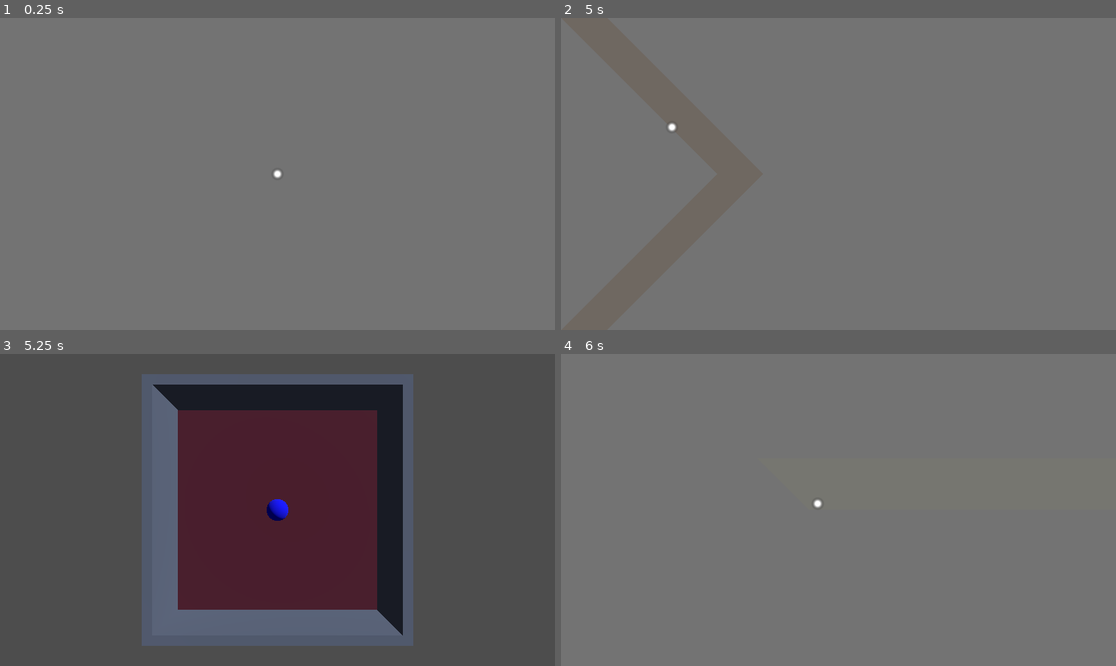
Above: before the commit, frames 1-4 (two rows, left to right).
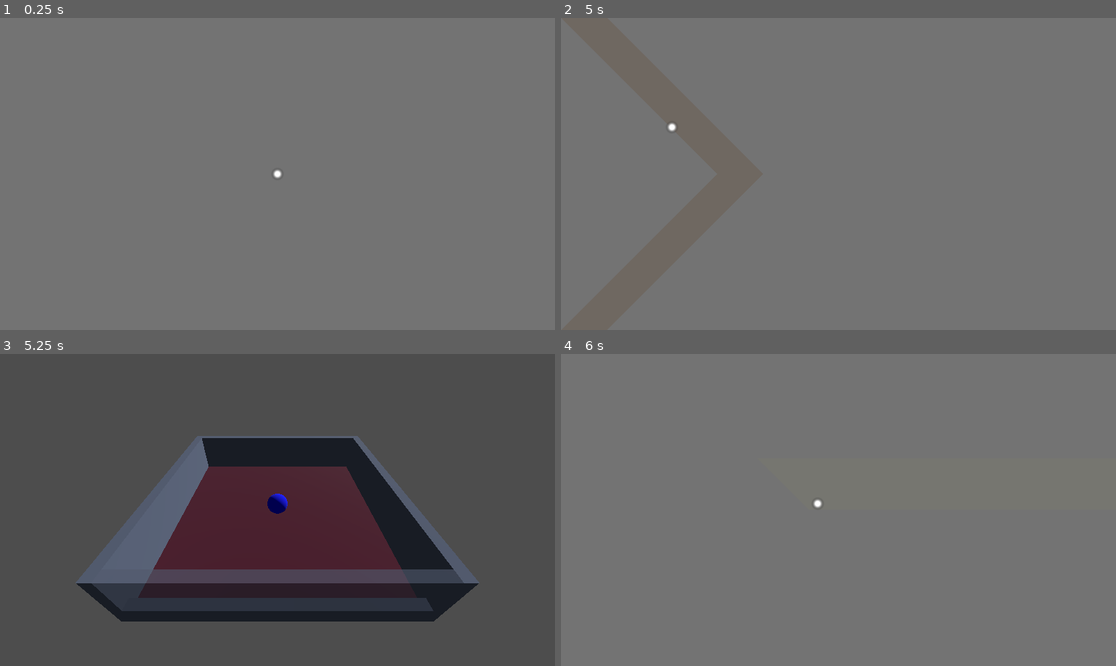
Above: after the commit, the same moments.

Repository: josephowen/alt_ctrl_jam_2026_input_examples
Game: Godot game, scene res://mouse_example/mouse_example.tscn
The game is run twice, just before and just after one commit, with the same random seed, the same clock (stepped at 60 frames per second) and the same inputs.
Inputs (mouse positions are in pixels of both pictures, inside the frame that each line leads up to):
- Up to frame 1 (0.25 s): no input
- Up to frame 2 (5 s): tap Enter at 0.5, 2, 3.5 s; move the mouse to (960, 158) at 0.52 s; click (960, 158) at 0.6 s; tap Space at 1.25, 2.75, 4.25 s; move the mouse to (727, 189) at 1.27 s; click (727, 189) at 1.35 s; move the mouse to (894, 105) at 2.02 s; click (894, 105) at 2.1 s; move the mouse to (810, 236) at 2.77 s; click (810, 236) at 2.85 s; move the mouse to (1005, 220) at 3.52 s; click (1005, 220) at 3.6 s; move the mouse to (672, 127) at 4.27 s; click (672, 127) at 4.35 s
- Up to frame 3 (5.25 s): move the mouse to (305, 510) at 5.02 s; click (305, 510) at 5.1 s
- Up to frame 4 (6 s): move the mouse to (816, 503) at 5.77 s; click (816, 503) at 5.85 s

Frames 1-2 are identical in both runs. In frame 3, 34% of the frame differs, in the area x 13-87%, y 6-94%; in frame 4, nothing differs.

Commit message:
Move the camera to be at a lower angle rather than directly above the board.

Diff:
--- a/tilt_example/tilt_example.tscn
+++ b/tilt_example/tilt_example.tscn
@@ -19,7 +19,7 @@
 size = Vector3(0.2, 1.2, 5.2)
 
 [sub_resource type="StandardMaterial3D" id="StandardMaterial3D_1flh6"]
-albedo_color = Color(0.38453457, 0.42912173, 0.527815, 1)
+albedo_color = Color(0.38689998, 0.43221498, 0.53, 1)
 
 [sub_resource type="BoxMesh" id="BoxMesh_1flh6"]
 material = SubResource("StandardMaterial3D_1flh6")
@@ -32,6 +32,13 @@
 
 [sub_resource type="BoxShape3D" id="BoxShape3D_y4g3x"]
 size = Vector3(5.2, 1.2, 0.2)
+
+[sub_resource type="StandardMaterial3D" id="StandardMaterial3D_y4g3x"]
+transparency = 1
+albedo_color = Color(0.38689998, 0.43221498, 0.53, 0.61960787)
+
+[sub_resource type="BoxMesh" id="BoxMesh_cpqhs"]
+material = SubResource("StandardMaterial3D_y4g3x")
 
 [sub_resource type="StandardMaterial3D" id="StandardMaterial3D_guhsd"]
 albedo_color = Color(0, 0, 1, 1)
@@ -49,7 +56,7 @@
 transform = Transform3D(-0.70710677, -0.35355338, 0.6123724, 0, 0.8660254, 0.5, -0.70710677, 0.35355338, -0.6123724, 2.5, 5, -2.5)
 
 [node name="Camera3D" type="Camera3D" parent="." unique_id=1824500686]
-transform = Transform3D(1, 0, 0, 0, -4.371139e-08, 1, 0, -1, -4.371139e-08, 0, 5, 0)
+transform = Transform3D(1, 0, 0, 0, 0.7660445, 0.64278764, 0, -0.64278764, 0.7660445, 0, 3.5, 4)
 environment = SubResource("Environment_pibob")
 
 [node name="Board" type="AnimatableBody3D" parent="." unique_id=865933665]
@@ -89,9 +96,13 @@
 transform = Transform3D(1, 0, 0, 0, 1, 0, 0, 0, 1, 0, 0.5, 2.5)
 shape = SubResource("BoxShape3D_y4g3x")
 
+[node name="BottomWallMeshEdge" type="MeshInstance3D" parent="Board" unique_id=504085169]
+transform = Transform3D(5.2, 0, 0, 0, 0.4, 0, 0, 0, 0.2, 0, 0.1, 2.5)
+mesh = SubResource("BoxMesh_1flh6")
+
 [node name="BottomWallMesh" type="MeshInstance3D" parent="Board" unique_id=1407835624]
 transform = Transform3D(5.2, 0, 0, 0, 1.2, 0, 0, 0, 0.2, 0, 0.5, 2.5)
-mesh = SubResource("BoxMesh_1flh6")
+mesh = SubResource("BoxMesh_cpqhs")
 
 [node name="RigidBody3D" type="RigidBody3D" parent="." unique_id=58510178]
 transform = Transform3D(1, 0, 0, 0, 1, 0, 0, 0, 1, 0, 0.4, 0)
